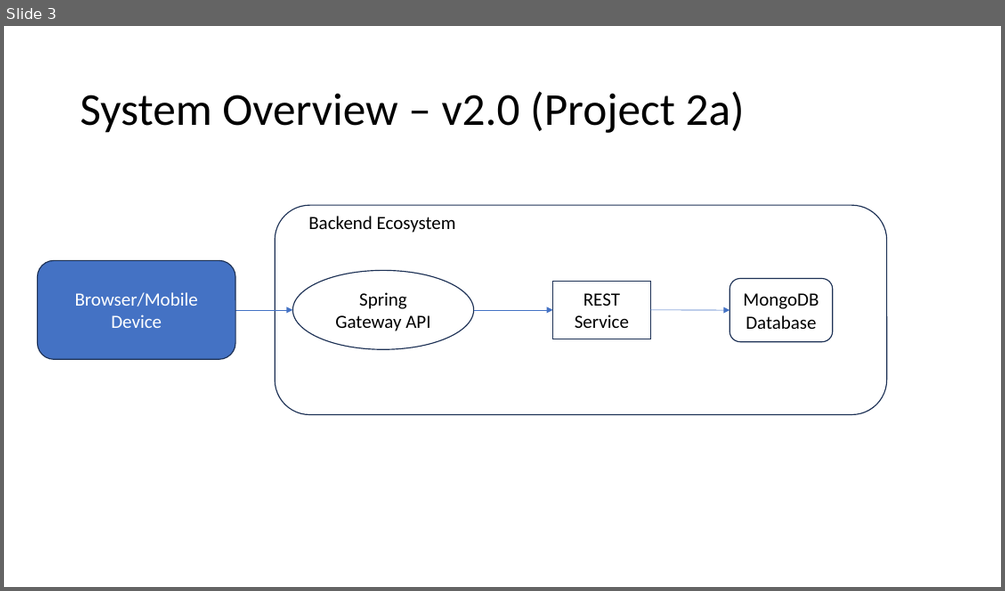
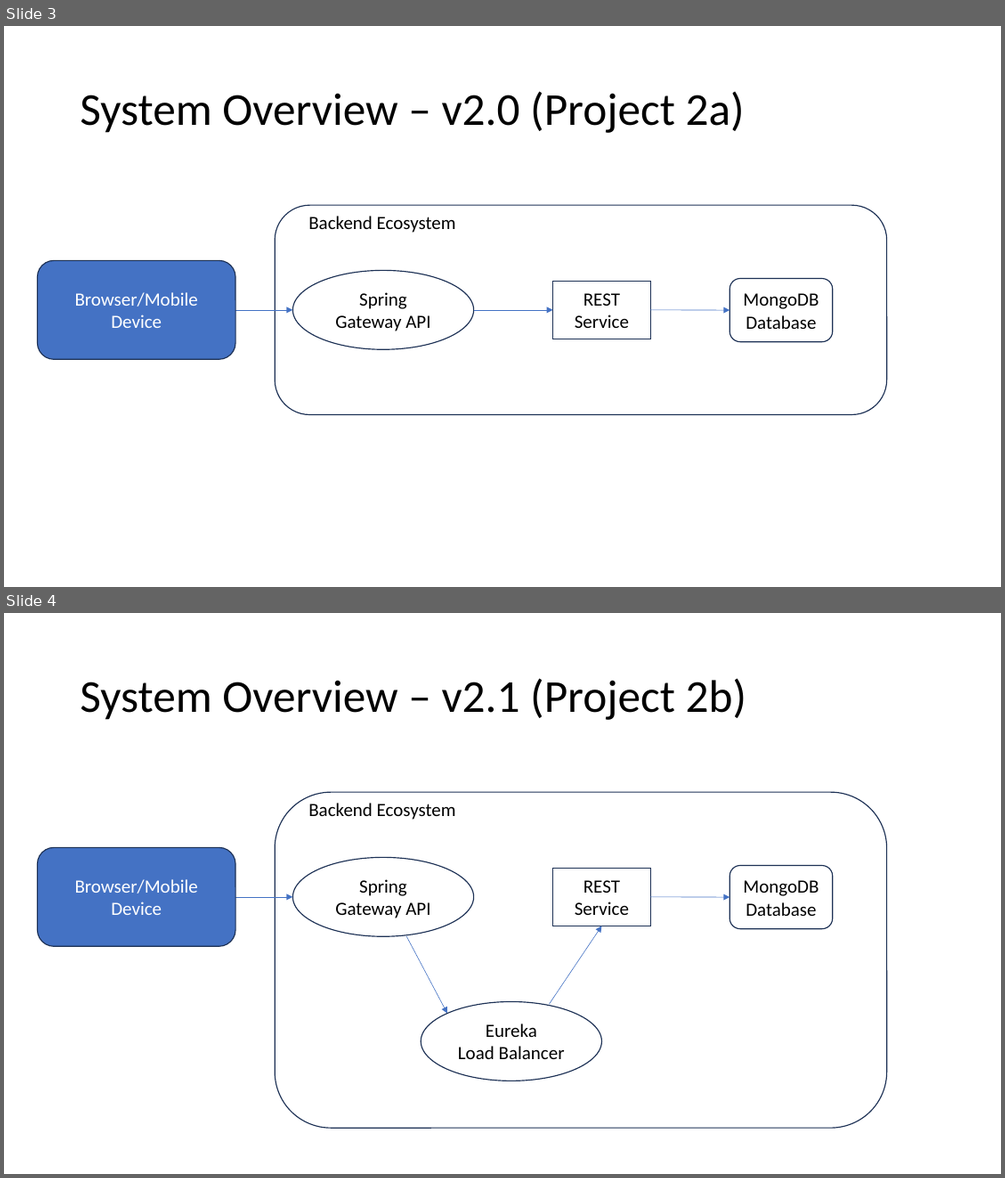
Before and after one commit to johnmramirez/Restaurant_Review_Backend_System, a slide deck: Restaurant_Review_System_Overview.pptx. Shown one above the other, each under a label of ours: slide 3 before the commit, slides 3 and 4 after it. The pictures are 1005x591 and 1005x1178 pixels, drawn with LibreOffice and Linux fonts; fonts in the diff are those of the drawing. Boxes give left, top, right and bottom in pixels: in the first picture for what was removed or moved away, otherwise in the second. Text is boxed around its words. In the diff, an @@ line names an element or a change of style, - is before the commit and + after.

Commit message:
Updated System Overview pptx and pdf

```diff
--- a/Restaurant_Review_System_Overview.pptx
+++ b/Restaurant_Review_System_Overview.pptx
@@ slide 4 added at box(4, 613, 1001, 1174), background #FFFFFF @@
@@ title added at box(80, 678, 747, 720), 44 pt, text #000000 @@
+System Overview – v2.1 (Project 2b)
@@ rounded rectangle added at box(275, 793, 886, 1128), fill #FFFFFF, outline #1E3256 1 pt @@
@@ text added at box(308, 803, 456, 819), 18 pt, text #000000 @@
+Backend Ecosystem
@@ rounded rectangle added at box(38, 848, 235, 947), fill #4472C4, outline #1E3256 1 pt, 18 pt, text #FFFFFF @@
+Browser/Mobile
+Device
@@ ellipse added at box(292, 858, 474, 937), fill #FFFFFF, outline #1E3256 1 pt, 18 pt, text #000000 @@
+Spring Gateway API
@@ rectangle added at box(553, 868, 650, 925), fill #FFFFFF, outline #1E3256 1 pt, 18 pt, text #000000 @@
+REST
+Service
@@ rounded rectangle added at box(730, 866, 833, 929), fill #FFFFFF, outline #1E3256 1 pt, 18 pt, text #000000 @@
+MongoDB
+Database
@@ arrow added from (235, 897) to (292, 897), #4472C4 0.5 pt @@
@@ arrow added from (651, 897) to (730, 897), #4472C4 0.5 pt @@
@@ arrow added from (550, 1004) to (601, 925), #4472C4 0.5 pt @@
@@ arrow added from (407, 937) to (447, 1013), #4472C4 0.5 pt @@
@@ ellipse added at box(421, 1002, 601, 1081), fill #FFFFFF, outline #1E3256 1 pt, 18 pt, text #000000 @@
+Eureka
+Load Balancer
```
Also in this commit, not shown: 1 other file.
